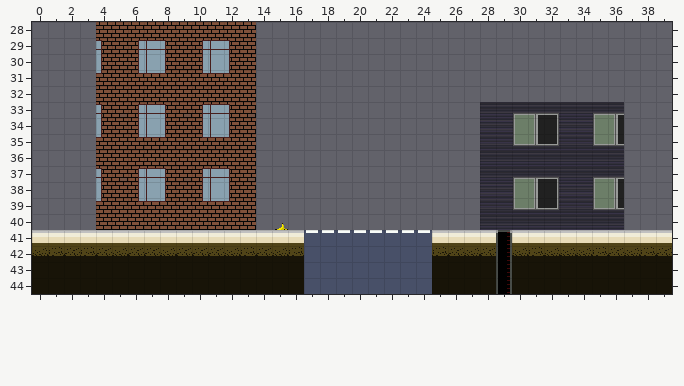
Tiled map (JSON), stored at assets/tilemaps/menu.json. The picture above is the old version.
Cells are 16x16 px. Shown: x 0..39, y 28..44. Tiles whose own drawing changed are shown in their newer look in all pictures.
Once edited:
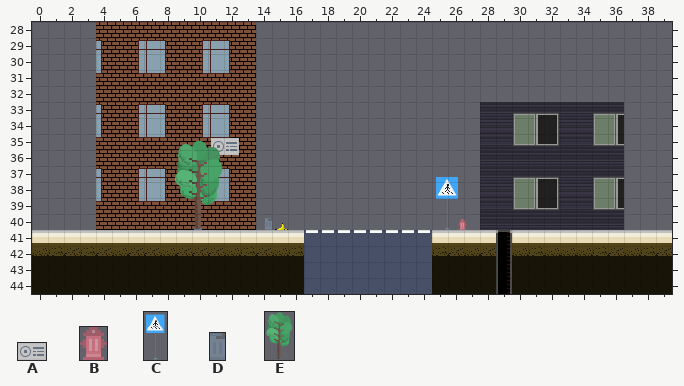
Key: from "city_objects": A 0 "air_conditioning", B 12 "fire_hydrant", C 16 "road_sign_4", D 21 "trash", E 24 "tree_3".
Objects are placed by their top-left corner, in cells (3,4 is the top-left corner of cell 3,4); size is 1x1 cell unless given.
What changed:
Layer "Positions":
A new object: A "air_conditioning" at 11.2,35.3 size 1.8x1.1.
A new object: E "tree_3" at 8.7,35.4 size 3.4x5.6.
A new object: C "road_sign_4" at 25.1,37.5 size 1.7x3.5.
A new object: B "fire_hydrant" at 26.6,40.3 size 0.6x0.7.
A new object: D "trash" at 14.6,40.3 size 0.4x0.7.
Where, in picture pixels (left, top, right, bottom), the same in both pictures:
added: (175, 138, 239, 230)
added: (436, 177, 467, 230)
added: (265, 218, 272, 230)
